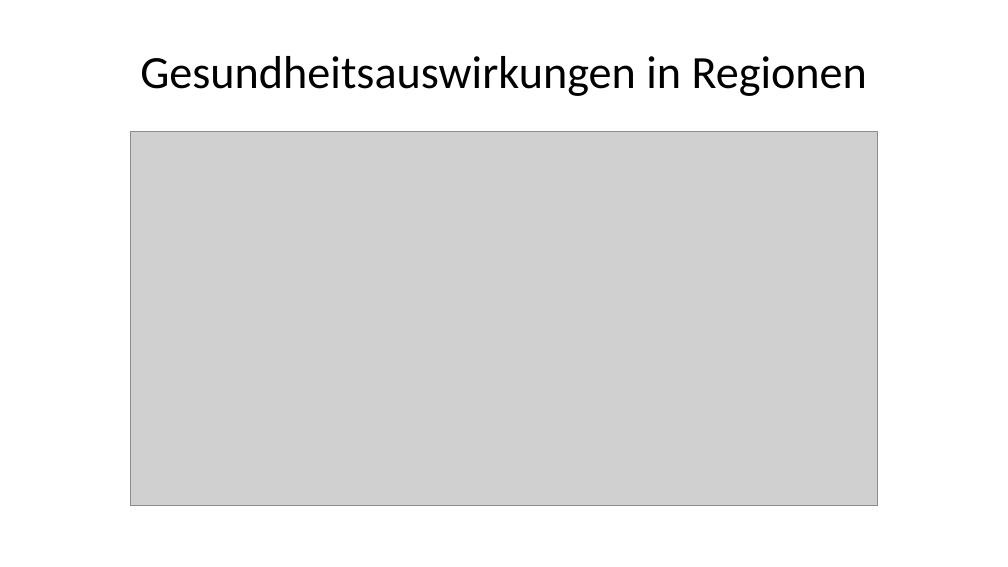
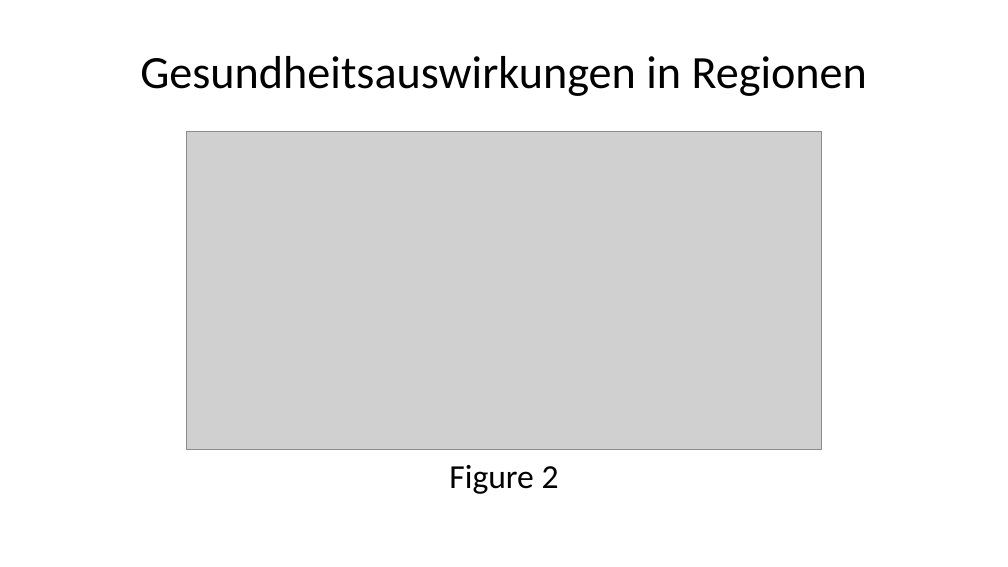
Before and after one commit to Ma-Loma/END2DALY, a slide deck: slide 10 of 03_burden_calculations.pptx (slide 9 before the commit). Drawn at 1008x567 pixels with LibreOffice and Linux fonts; fonts in the diff are those of the drawing; grey boxes stand for pictures. Boxes give left, top, right and bottom in pixels: in the first picture for what was removed or moved away, otherwise in the second. Text is boxed around its words. In the diff, an @@ line names an element or a change of style, - is before the commit and + after.

```diff
--- a/03_burden_calculations.pptx
+++ b/03_burden_calculations.pptx
@@ picture: place and size @@
-picture at [130, 132, 878, 506]
+picture at [186, 132, 823, 450]
@@ text added at [449, 465, 559, 494], 24 pt, text #000000 @@
+Figure 2
```
Also in this commit, not shown: 3 other slides changed, 1 slide added, 4 other files.
